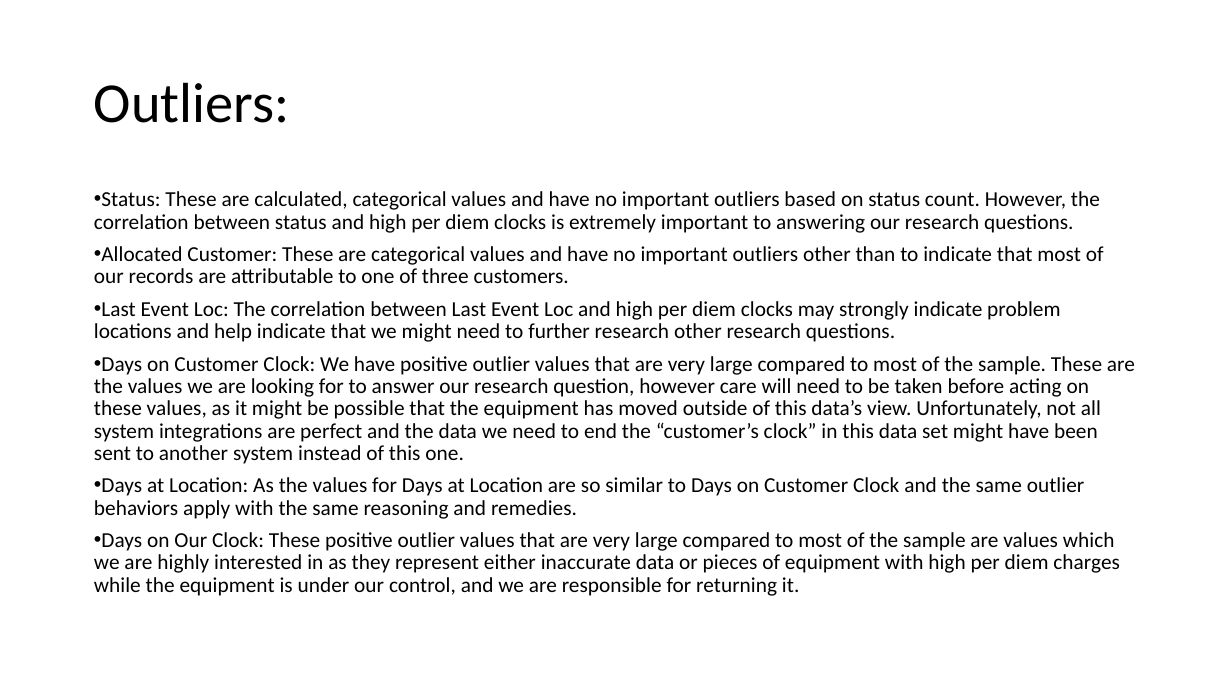
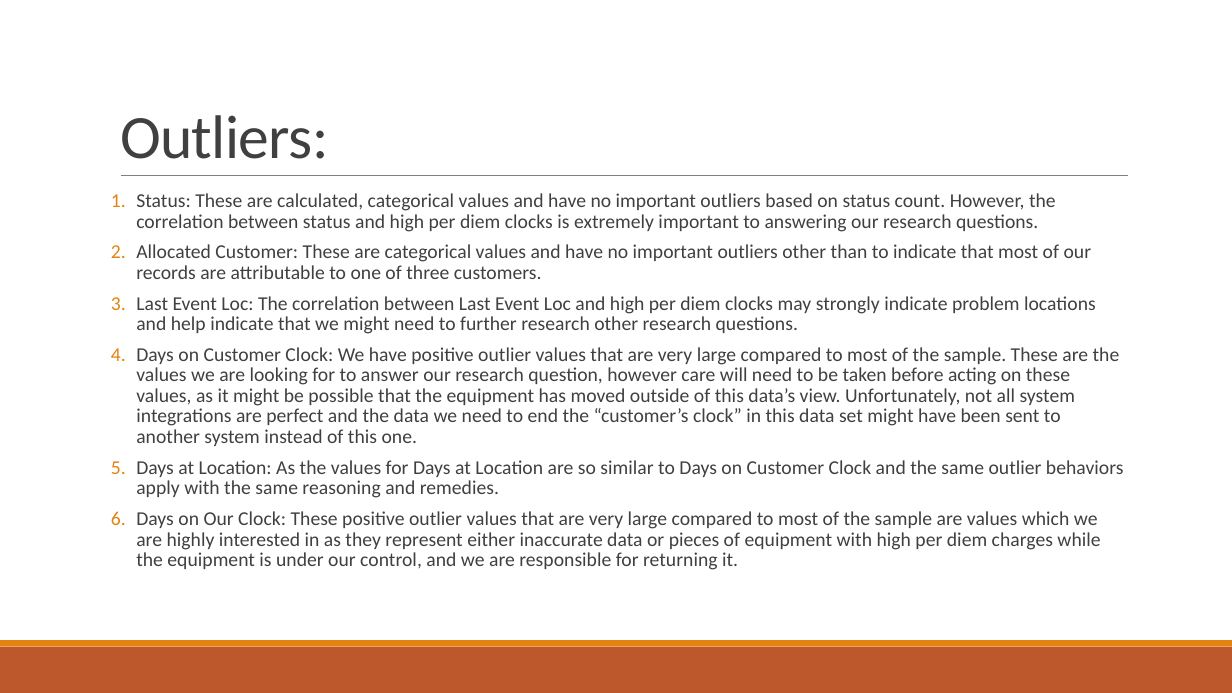
Before and after one commit to ihit140d/Robert_Bresley_Final_Project, a slide deck: slide 12 of Robert_Bresley_final_project.pptx. Drawn at 1232x693 pixels with LibreOffice and Linux fonts; fonts in the diff are those of the drawing. Boxes give left, top, right and bottom in pixels: in the first picture for what was removed or moved away, otherwise in the second. Text is boxed around its words. In the diff, an @@ line names an element or a change of style, - is before the commit and + after.

Commit message:
Make updates to formatting

```diff
--- a/Robert_Bresley_final_project.pptx
+++ b/Robert_Bresley_final_project.pptx
@@ title "Outliers:": place and size @@
-title "Outliers:" at (94,82,290,123)
+title "Outliers:" at (120,115,328,159)
@@ title "Outliers:" at (120,115,328,159): size 44 to 48 pt, text colour #000000 to #404040, letter spacing 0 to -0.5 pt; line spacing 0.9 to 0.85; vertical alignment middle to bottom @@
@@ line added from (121, 176) to (1128, 176), #808080 0.5 pt @@
@@ text "Status: These are calculated, categorical ...": place and size @@
-text "Status: These are calculated, categorical ..." at (94,191,1135,596)
+text "Status: These are calculated, categorical ..." at (136,193,1124,570)
@@ text "Status: These are calculated, categorical ..." at (136,193,1124,570): size 16.6 to 15.3 pt, text colour #000000 to #404040; bullet • to 1. @@
@@ rectangle added at (0,647,1232,693), fill #BD582C @@
@@ rectangle added at (0,640,1232,647), fill #E48312 @@
```
Also in this commit, not shown: 19 other slides changed.
